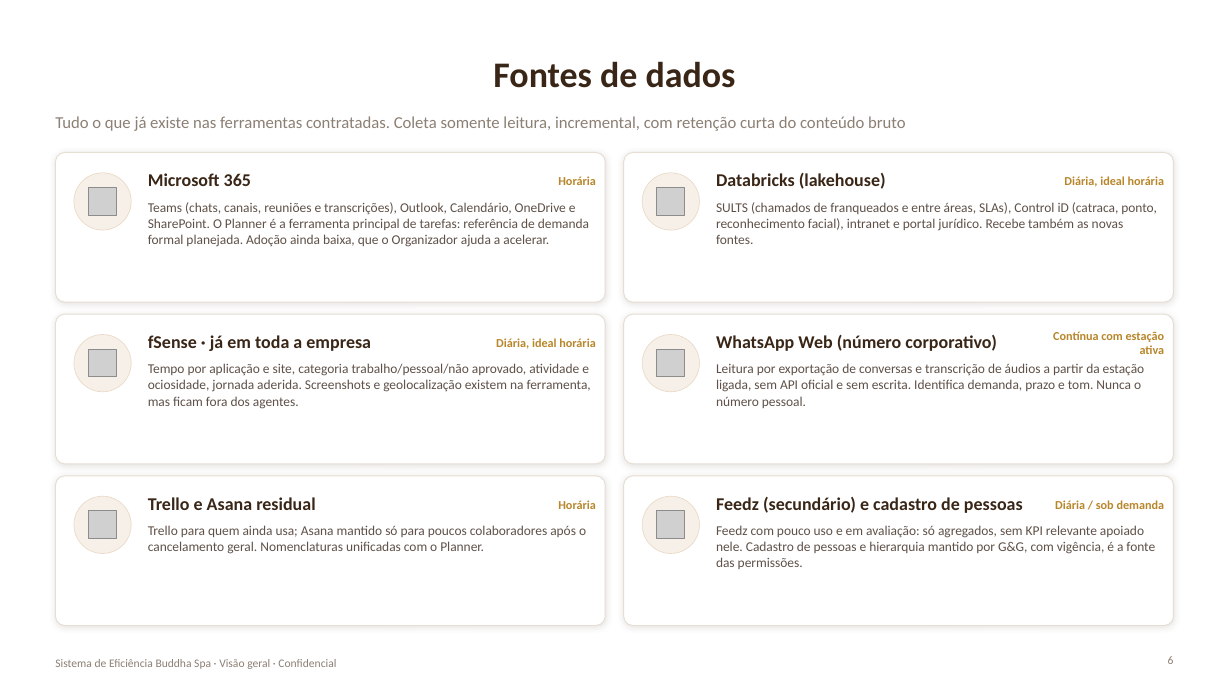
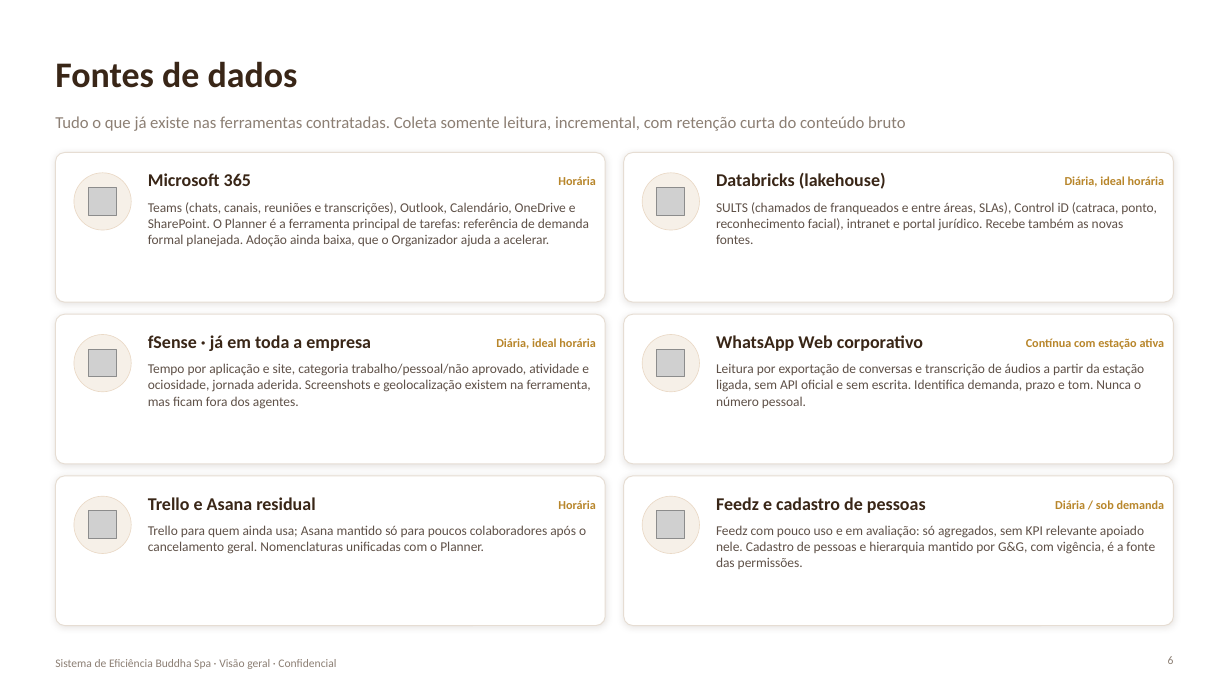
Before and after one commit to galbanesi1357/buddhaspa, a slide deck: slide 6 of docs/sistema-eficiencia/Sistema_Eficiencia_Buddha_Spa_Apresentacao_v1.pptx. Drawn at 1232x693 pixels with LibreOffice and Linux fonts; fonts in the diff are those of the drawing; grey boxes stand for pictures. Boxes give left, top, right and bottom in pixels: in the first picture for what was removed or moved away, otherwise in the second. Text is boxed around its words. In the diff, an @@ line names an element or a change of style, - is before the commit and + after.

```diff
--- a/docs/sistema-eficiencia/Sistema_Eficiencia_Buddha_Spa_Apresentacao_v1.pptx
+++ b/docs/sistema-eficiencia/Sistema_Eficiencia_Buddha_Spa_Apresentacao_v1.pptx
@@ title "Fontes de dados" at [55, 61, 298, 88]: alignment centre to left @@
@@ text "Contínua com estação ativa" rewrapped from [1053, 331, 1165, 354] to [1026, 338, 1165, 349] @@
@@ text at [716, 335, 923, 351]: text changed @@
-WhatsApp Web (número corporativo)
+WhatsApp Web corporativo
@@ text at [716, 497, 926, 513]: text changed @@
-Feedz (secundário) e cadastro de pessoas
+Feedz e cadastro de pessoas
```
Also in this commit, not shown: 10 other slides changed, 2 other files.
